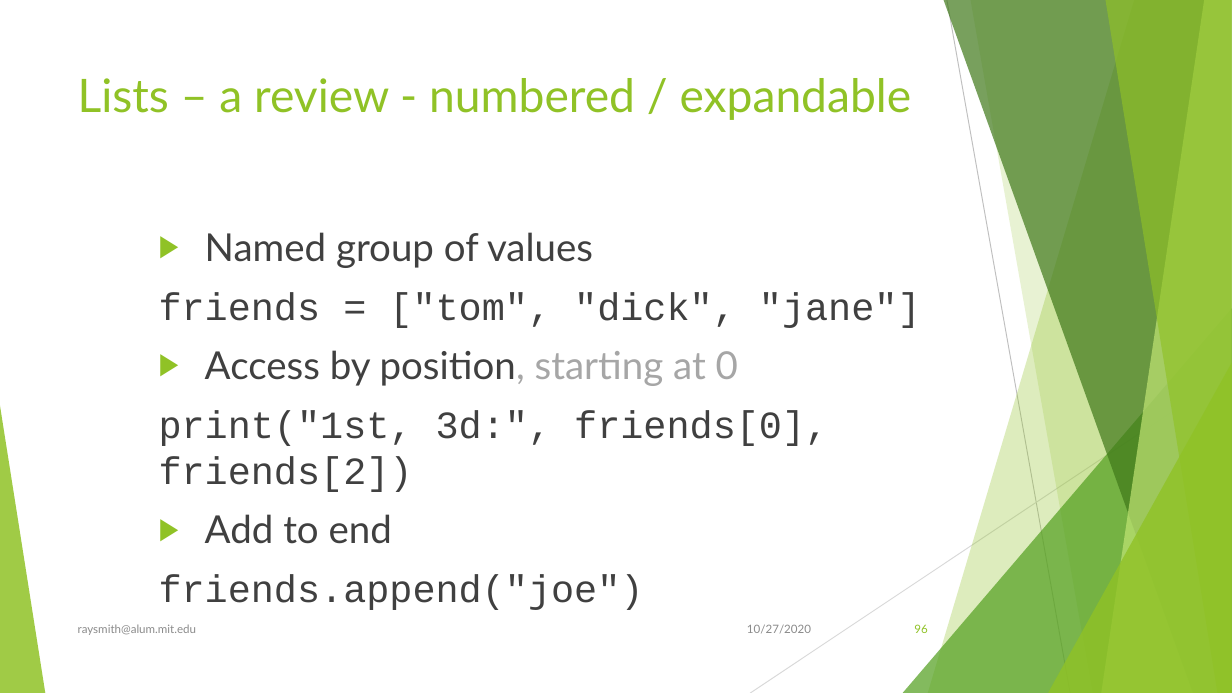
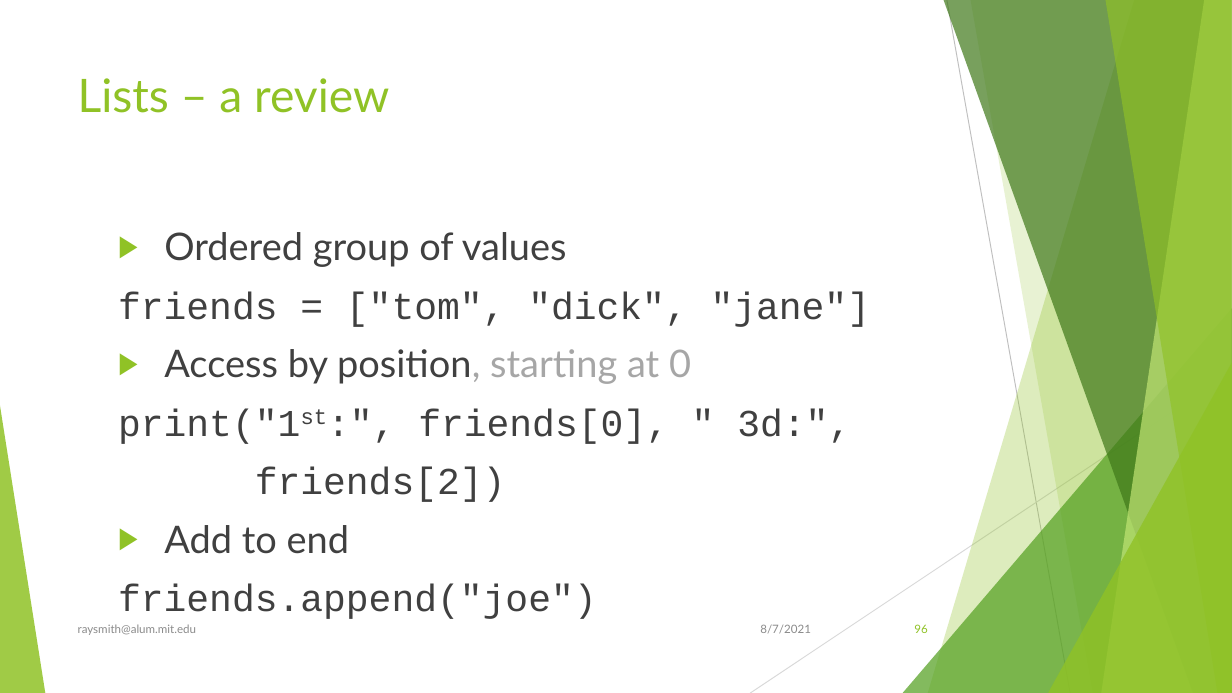
Before and after one commit to raysmith619/Introduction-To-Programming, a slide deck: slide 96 of Docs/Introduction to Proramming Using Python.pptx. Drawn at 1232x693 pixels with LibreOffice and Linux fonts; fonts in the diff are those of the drawing. Boxes give left, top, right and bottom in pixels: in the first picture for what was removed or moved away, otherwise in the second. Text is boxed around its words. In the diff, an @@ line names an element or a change of style, - is before the commit and + after.

```diff
--- a/Docs/Introduction to Proramming Using Python.pptx
+++ b/Docs/Introduction to Proramming Using Python.pptx
@@ title at (78, 78, 389, 113): text changed @@
-Lists – a review - numbered / expandable
+Lists – a review
@@ text at (164, 232, 567, 267): text changed; size 30 to 29.6 pt @@
-    ▶ Named group of values
+  ▶ Ordered group of values
@@ text at (118, 292, 871, 619): size 30 to 29.6 pt in "friends = ["tom", "dick", "jane"]", "Access by position, starting at 0", "Add to end", "friends.append("joe")"; list level 3 to 2 in "friends = ["tom", "dick", "jane"]"; list level 3 to 2 in "Access by position, starting at ..."; list level 3 to 2 in "Add to end"; list level 3 to 2 in "friends.append("joe")" @@
@@ text at (118, 409, 851, 502): text changed; size 30 to 29.6 pt @@
-    print("1st, 3d:", friends[0], friends[2])
+  print("1st:", friends[0], " 3d:",
+  friends[2])
@@ text at (760, 624, 811, 634): text changed @@
-10/27/2020
+8/7/2021
```
Also in this commit, not shown: 122 other slides changed, 19 slides added, 7 slides removed, 17 other files.
